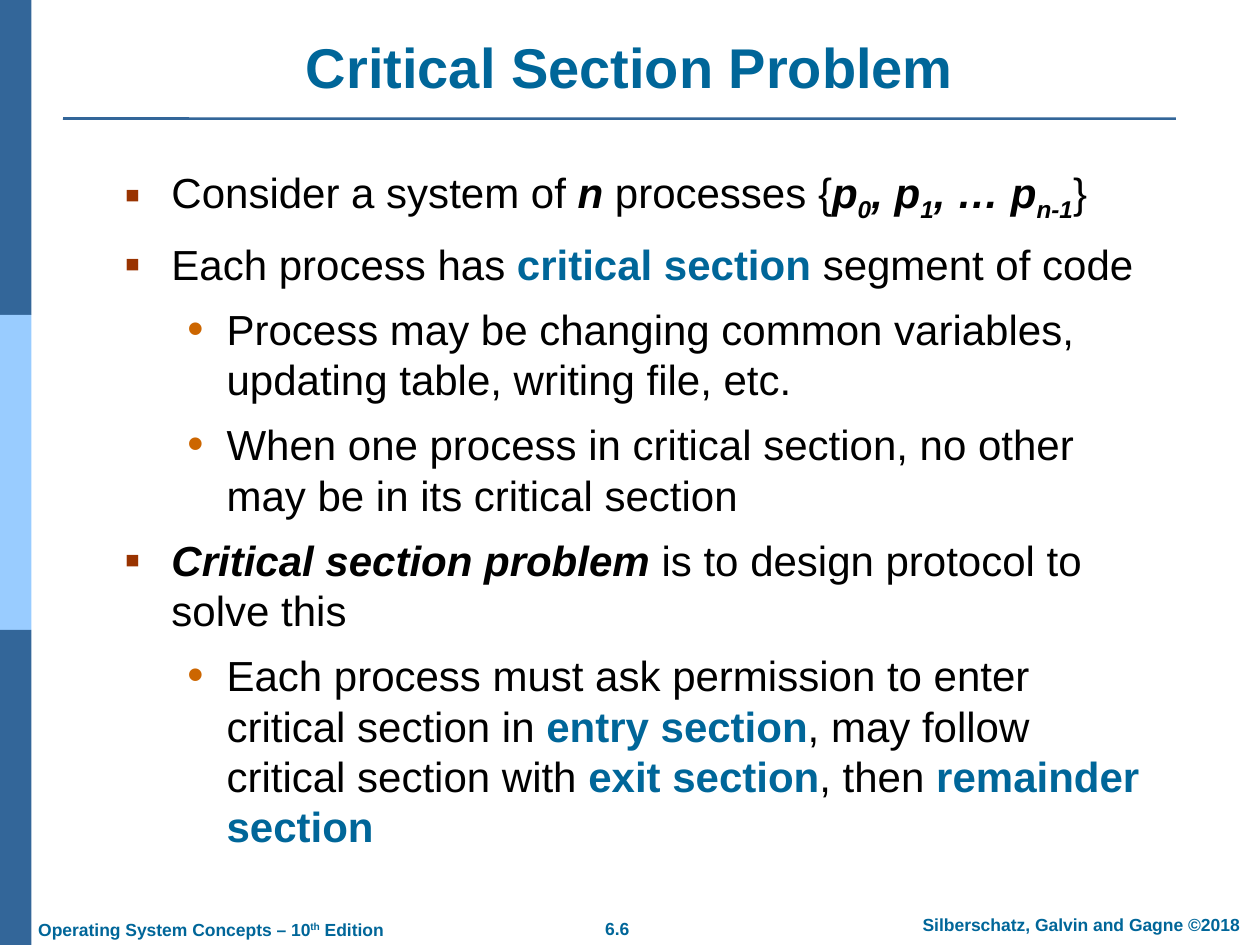
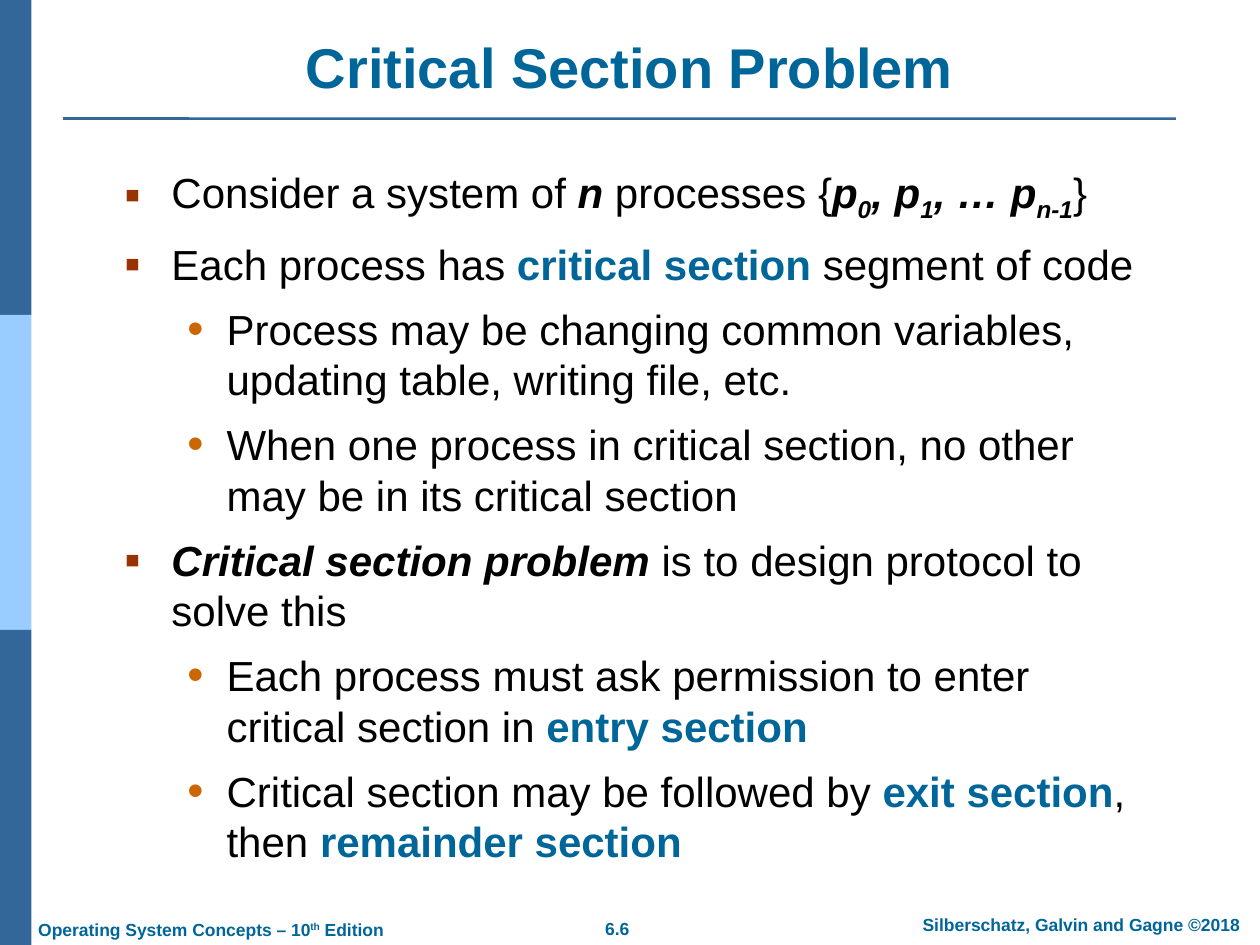
Before and after one commit to chriswjh/chriswjh.github.io, a slide deck: slide 6 of OSu/Chap06.pptx. Drawn at 1260x945 pixels with LibreOffice and Linux fonts; fonts in the diff are those of the drawing; background and template pictures are left out. Boxes give left, top, right and bottom in pixels: in the first picture for what was removed or moved away, otherwise in the second. Text is boxed around its words. In the diff, an @@ line names an element or a change of style, - is before the commit and + after.

```diff
--- a/OSu/Chap06.pptx
+++ b/OSu/Chap06.pptx
@@ text at <box>227,660,1126,858</box>: text changed @@
-  • Each process must ask permission to enter critical section in entry section, may follow critical section with exit section, then remainder section
+  • Each process must ask permission to enter critical section in entry section
+  • Critical section may be followed by exit section, then remainder section
```
Also in this commit, not shown: 3 other slides changed.
